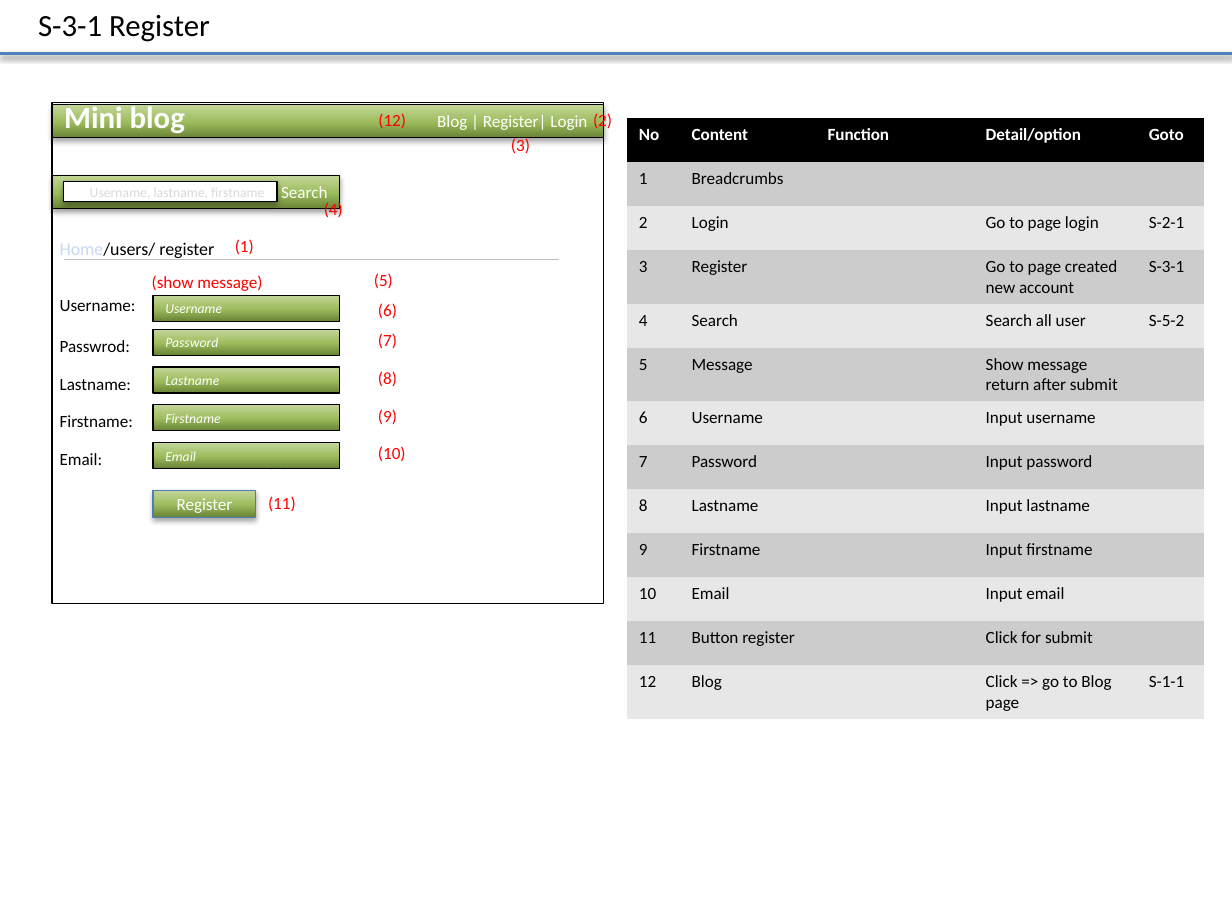
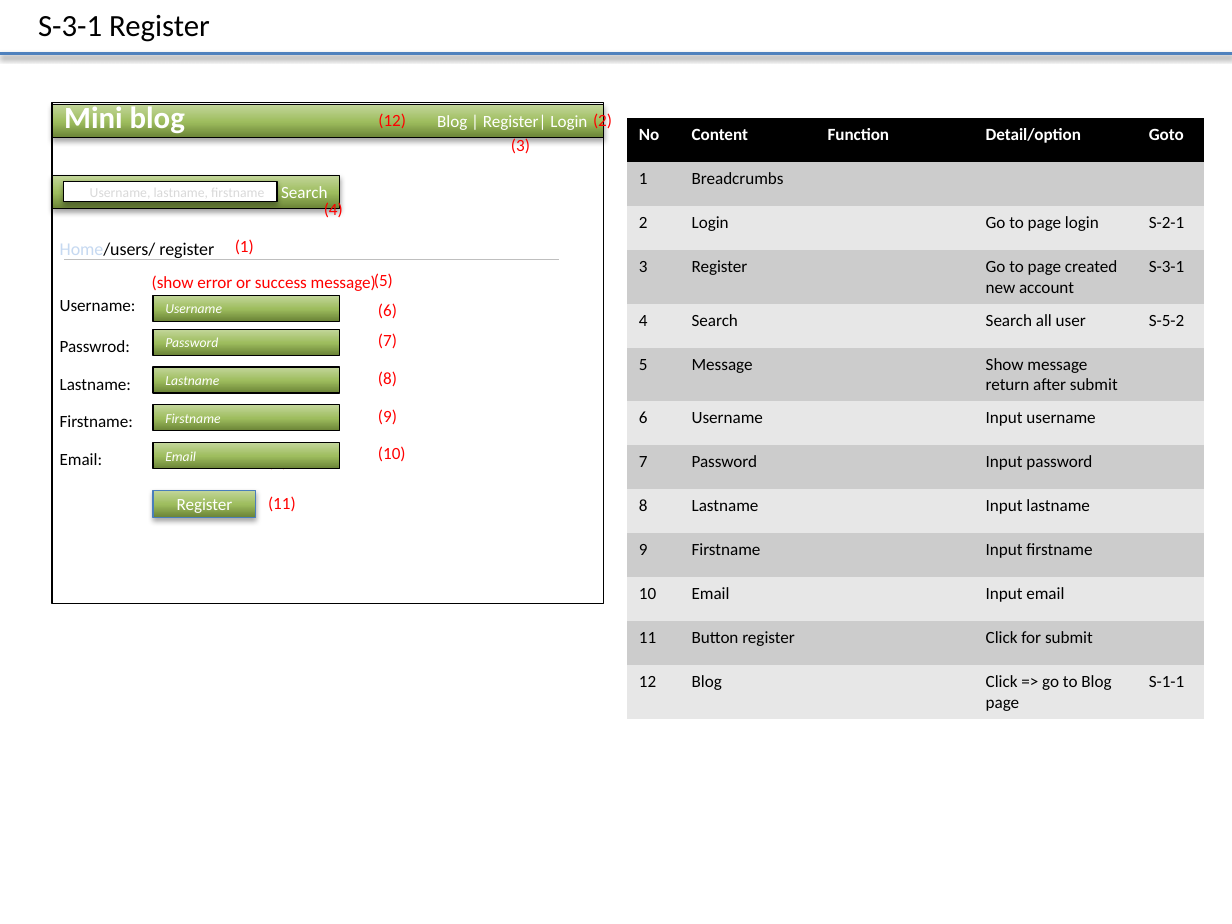
Before and after one commit to Mulodo-PHP-Training/miniblog-lam.vy, a slide deck: slide 5 of doc/frontend/wireframe/TRN-MiniBlog_WireframeDesign_LAMVY.pptx. Drawn at 1232x924 pixels with LibreOffice and Linux fonts; fonts in the diff are those of the drawing. Boxes give left, top, right and bottom in pixels: in the first picture for what was removed or moved away, otherwise in the second. Text is boxed around its words. In the diff, an @@ line names an element or a change of style, - is before the commit and + after.

```diff
--- a/doc/frontend/wireframe/TRN-MiniBlog_WireframeDesign_LAMVY.pptx
+++ b/doc/frontend/wireframe/TRN-MiniBlog_WireframeDesign_LAMVY.pptx
@@ text at <box>152,275,376,291</box>: text changed @@
-(show message)
+(show error or success message)
```
Also in this commit, not shown: 11 other slides changed, 4 slides added.
